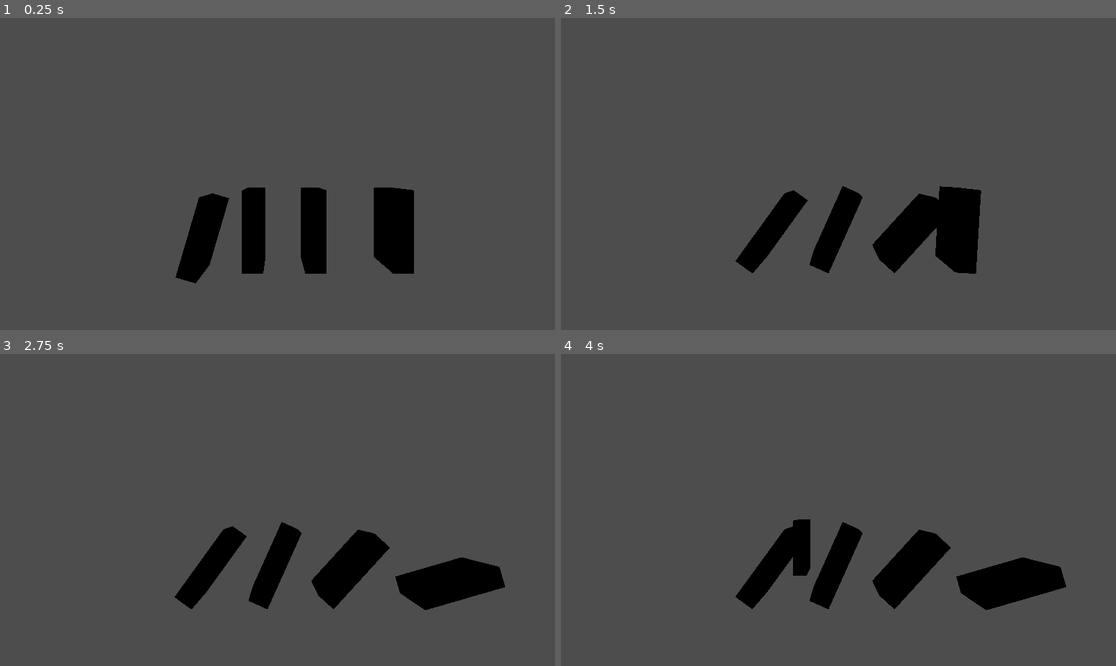
Above: before the commit, frames 1-4 (two rows, left to right).
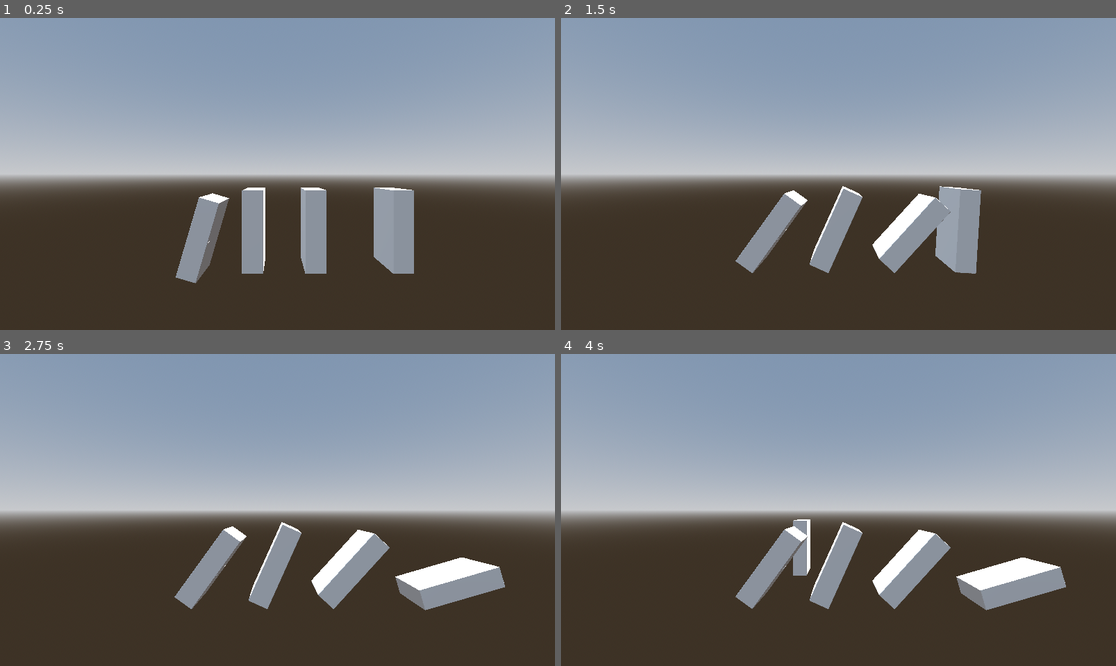
Above: after the commit, the same moments.

Repository: morgmorgan/dominoes
Game: Godot game, scene res://scenes/main.tscn
Same seed, same stepped clock (60 frames per second), same inputs: the game is played once before the commit and once after it.
Inputs (mouse positions are in pixels of both pictures, inside the frame that each line leads up to):
- Up to frame 1 (0.25 s): no input
- Up to frame 2 (1.5 s): move the mouse to (960, 158) at 0.52 s; click (960, 158) at 0.67 s; move the mouse to (727, 189) at 1.27 s; click (727, 189) at 1.42 s
- Up to frame 3 (2.75 s): move the mouse to (333, 441) at 2.02 s; click (333, 441) at 2.17 s
- Up to frame 4 (4 s): tap Enter at 2.75 s; move the mouse to (810, 572) at 2.77 s; click (810, 572) at 2.92 s; tap Space at 3.5 s; move the mouse to (1005, 556) at 3.52 s; click (1005, 556) at 3.67 s

The runs differ from the first frame. In frame 1, 97% of the frame differs, in the area x 0-100%, y 0-100%; in frame 2, 97%; in frame 3, 97%; in frame 4, 97%.

Commit message:
Scene Lighting

Diff:
--- a/scenes/main.tscn
+++ b/scenes/main.tscn
@@ -1,13 +1,32 @@
-[gd_scene load_steps=4 format=3 uid="uid://drigcgcpl6n0r"]
+[gd_scene load_steps=7 format=3 uid="uid://drigcgcpl6n0r"]
 
 [ext_resource type="Script" path="res://scripts/main.gd" id="1_jay6m"]
 [ext_resource type="PackedScene" uid="uid://bwl781ba7ljj3" path="res://scenes/domino.tscn" id="2_xighj"]
+
+[sub_resource type="ProceduralSkyMaterial" id="ProceduralSkyMaterial_3k6k5"]
+sky_horizon_color = Color(0.64625, 0.65575, 0.67075, 1)
+ground_horizon_color = Color(0.64625, 0.65575, 0.67075, 1)
+
+[sub_resource type="Sky" id="Sky_17iu1"]
+sky_material = SubResource("ProceduralSkyMaterial_3k6k5")
+
+[sub_resource type="Environment" id="Environment_bcea3"]
+background_mode = 2
+sky = SubResource("Sky_17iu1")
+tonemap_mode = 2
 
 [sub_resource type="BoxShape3D" id="BoxShape3D_n667v"]
 size = Vector3(24, 1, 11.241)
 
 [node name="Node3D" type="Node3D"]
 script = ExtResource("1_jay6m")
+
+[node name="WorldEnvironment" type="WorldEnvironment" parent="."]
+environment = SubResource("Environment_bcea3")
+
+[node name="DirectionalLight3D" type="DirectionalLight3D" parent="."]
+transform = Transform3D(-0.866025, -0.433013, 0.25, 0, 0.5, 0.866025, -0.5, 0.75, -0.433013, 0, 0, 0)
+shadow_enabled = true
 
 [node name="Camera3D" type="Camera3D" parent="."]
 transform = Transform3D(1, 0, 0, 0, 1, 0, 0, 0, 1, 3.76457, 4.34203, 10.6917)
Not shown, added: assets/basic_domino.glb.import
